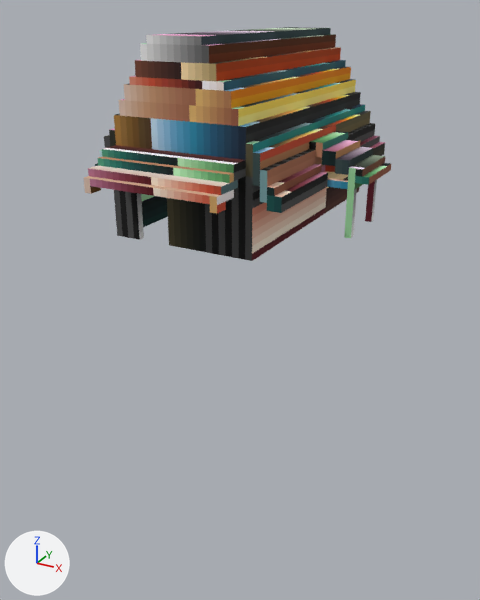
What one commit did to the glTF model wot_cute_models/gltf/house.glb.
The view is the same before and after, from a camera (50 mm lens) standing at (45.8, -88.9, 114.1) and looking at (-2.2, -1.7, 70.5). Lighting does not change. The marker at lower left points along +X, +Y and +Z. Vertices at the same position are counted once.

In view in the first picture: 'pl0'.
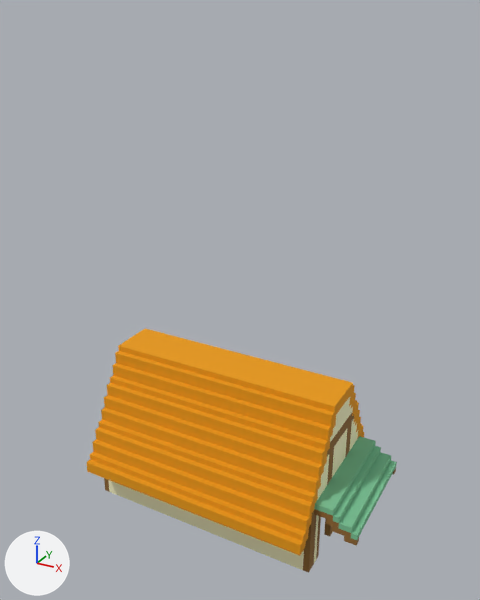
ob_house is not drawn itself; it is the parent of ob_pl0.

Location of each change, (x1, y1, x2, y2) in pixels of the pictures (480 x 600 px):
```json
{"object": "pl0", "change": "reshaped, moved, turned", "before": [84, 27, 391, 261], "after": [86, 329, 397, 573]}
{"part": 1, "of": "me_geometry5", "change": "built on", "before": [114, 169, 369, 261], "after": [87, 346, 394, 573]}
{"part": 2, "of": "me_geometry5", "change": "recoloured", "before": [95, 27, 391, 238], "after": [86, 329, 365, 556]}
```

Edits to the scene script, one JSON object a line:
```json
{"op": "add", "block": "mat_material_15_1", "code": ["mat_material_15_1 = principled_material('Material_15_1')", "mat_material_15_1.texture = img_image_0", "mat_material_15_1.metallic = 0.1", "mat_material_15_1.roughness = 0.9"]}
{"block": "me_geometry5", "where": "# used by ob_pl0; parent = ob_house; location = (0.0, 0.0, 0.0)"}
{"op": "remove", "block": "me_geometry5", "code": "me_geometry5.from_pydata(...)  # 386 vertices, 572 faces; spans x -24.0..24.0, y -13.5..13.5, z -18.0..18.0"}
{"op": "add", "block": "me_geometry5", "code": "me_geometry5.from_pydata(...)  # 1226 vertices, 1914 faces; spans x -24.0..24.0, y -13.5..13.5, z -18.0..18.0"}
{"block": "me_geometry5", "change": "me_geometry5 part 1: 15 vertices removed from x -24.0..17.0, y -4.5..13.5, z -13.0..16.0; 855 vertices added at x -24.0..24.0, y -13.5..13.5, z -18.0..18.0"}
{"block": "me_geometry5", "change": "me_geometry5 part 2: 90 faces spanning x -24.0..24.0, y -13.5..13.5, z -18.0..18.0 switch from mat_material_0a24d2ec_c793_4f98_9724_665220f011bf_1 to mat_material_15_1 (picture img_image_0)"}
{"op": "set", "path": "ob_house.rotation_euler", "old": "(0.0, 1.571, 0.0)", "new": "(0.0, 0.0, 0.0)", "note": "degrees (0, 90, 0) -> degrees (0, 0, 0)"}
{"op": "set", "path": "ob_house.location", "old": "(0.0, -97.5, 0.0)", "new": "(0.0, -45.5, 0.0)"}
```
